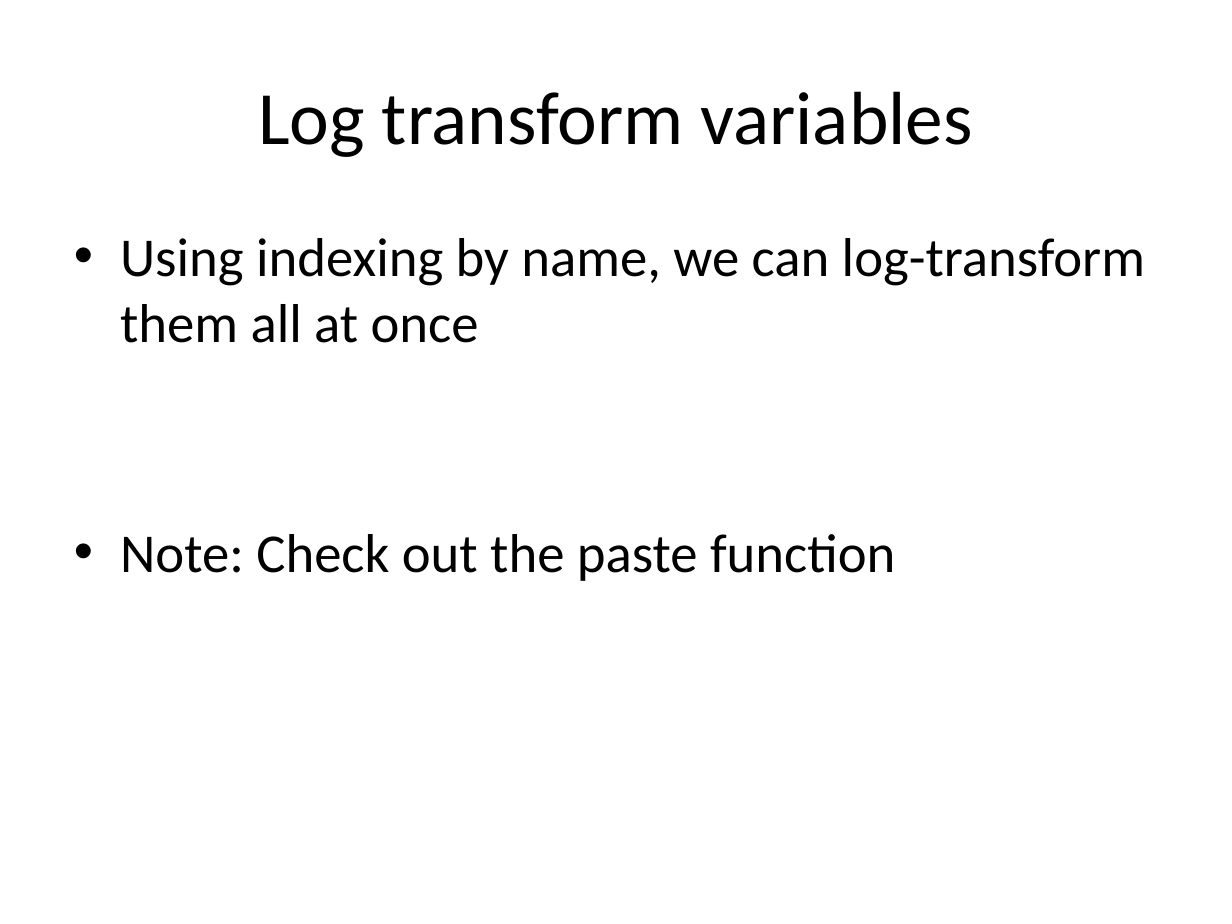
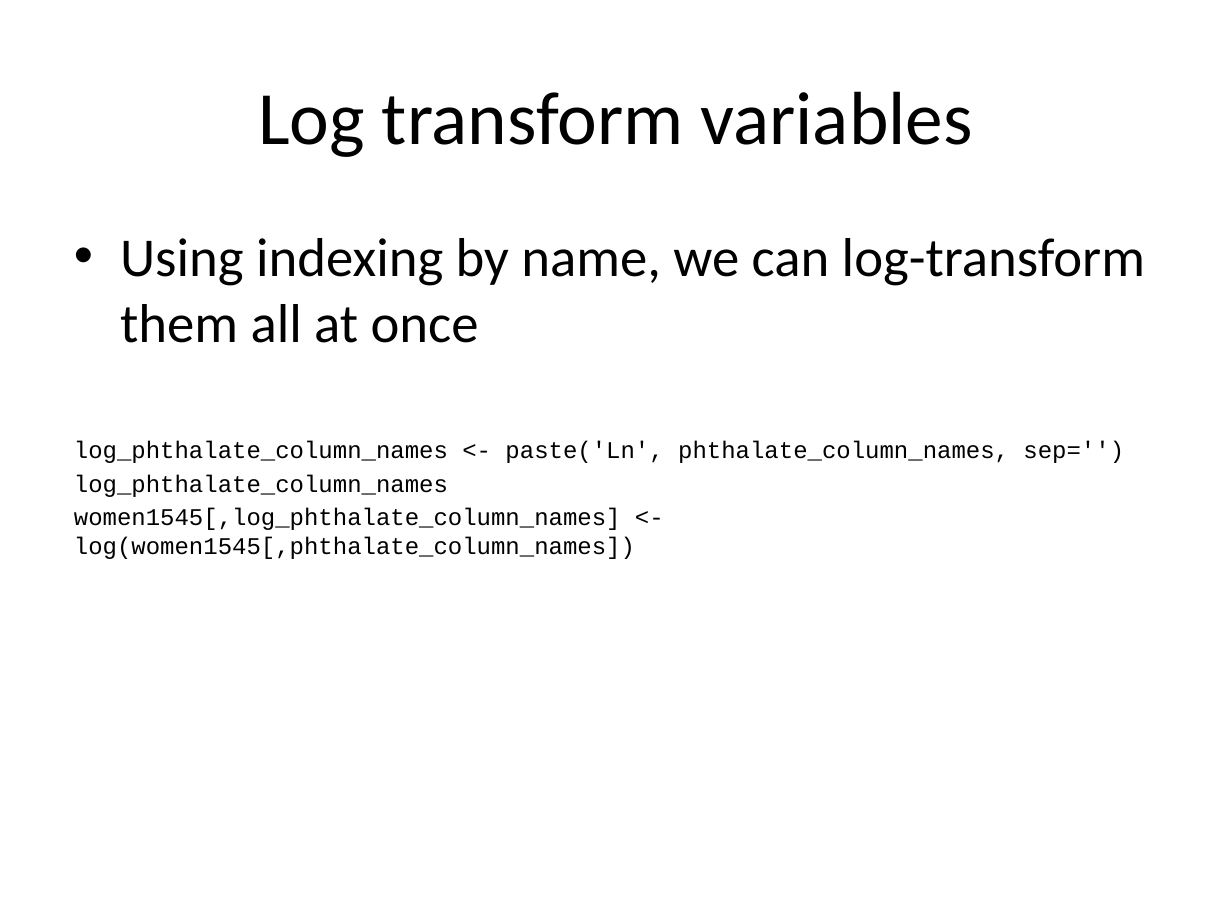
Before and after one commit to smooney27/RWorkshopSER2018, a slide deck: slide 18 of RWorkshopPart4-CaseStudy.pptx. Drawn at 1232x924 pixels with LibreOffice and Linux fonts; fonts in the diff are those of the drawing. Boxes give left, top, right and bottom in pixels: in the first picture for what was removed or moved away, otherwise in the second. Text is boxed around its words. In the diff, an @@ line names an element or a change of style, - is before the commit and + after.

```diff
--- a/RWorkshopPart4-CaseStudy.pptx
+++ b/RWorkshopPart4-CaseStudy.pptx
@@ text at (74,441,1124,559): text changed; size 32 to 14 pt; font Calibri to Courier New @@
-• Note: Check out the paste function
+log_phthalate_column_names <- paste('Ln', phthalate_column_names, sep='')
+log_phthalate_column_names
+women1545[,log_phthalate_column_names] <- log(women1545[,phthalate_column_names])
```
Also in this commit, not shown: 1 other slide changed.
